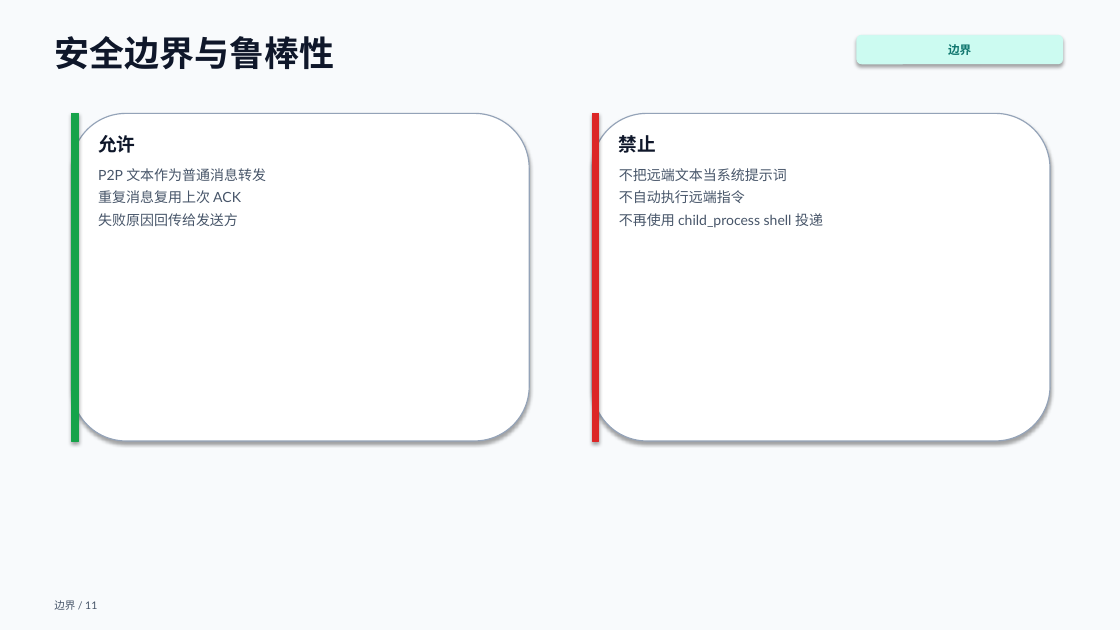
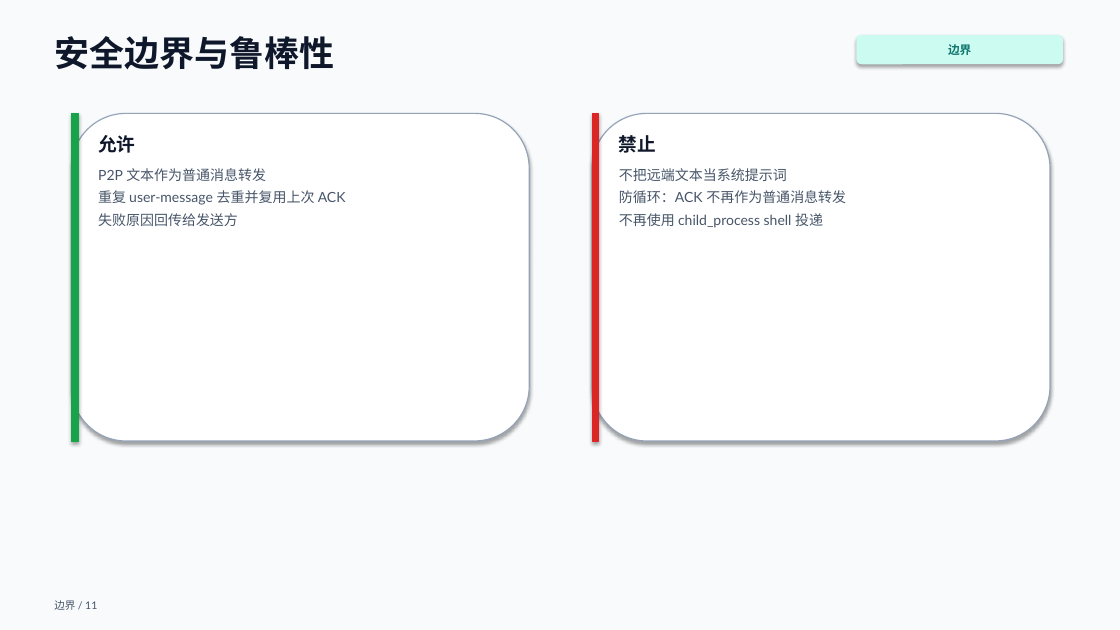
Before and after one commit to XM-ls/openclaw-libp2p-mesh, a slide deck: slide 11 of docs/presentations/p2p-mesh-mentor-2026-06-15.pptx. Drawn at 1120x630 pixels with LibreOffice and Linux fonts; fonts in the diff are those of the drawing. Boxes give left, top, right and bottom in pixels: in the first picture for what was removed or moved away, otherwise in the second. Text is boxed around its words. In the diff, an @@ line names an element or a change of style, - is before the commit and + after.

```diff
--- a/docs/presentations/p2p-mesh-mentor-2026-06-15.pptx
+++ b/docs/presentations/p2p-mesh-mentor-2026-06-15.pptx
@@ text at (98, 190, 346, 205): text changed @@
-重复消息复用上次 ACK
+重复 user-message 去重并复用上次 ACK
@@ text at (619, 190, 846, 203): text changed @@
-不自动执行远端指令
+防循环：ACK 不再作为普通消息转发
```
Also in this commit, not shown: 1 other file.
